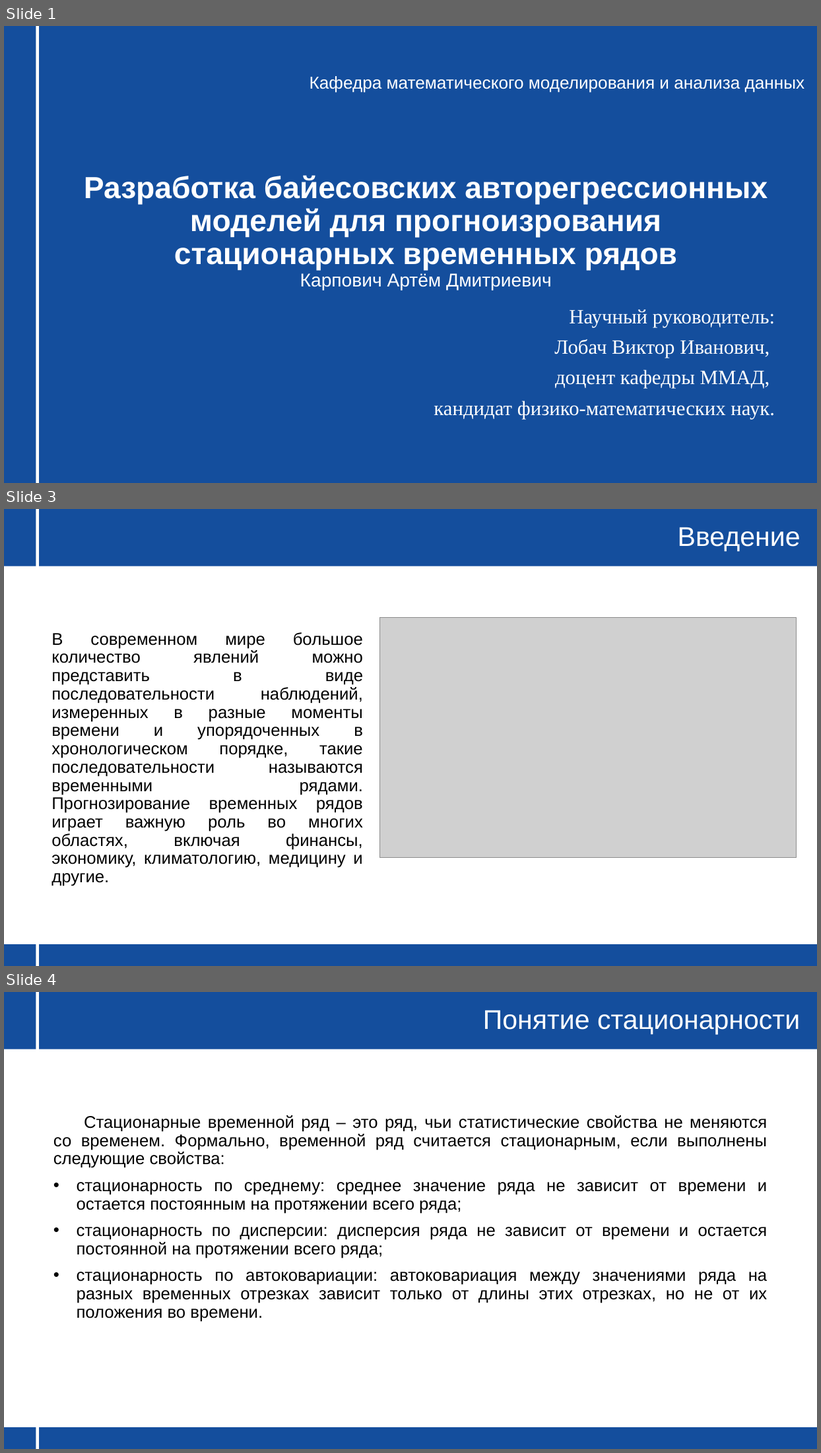
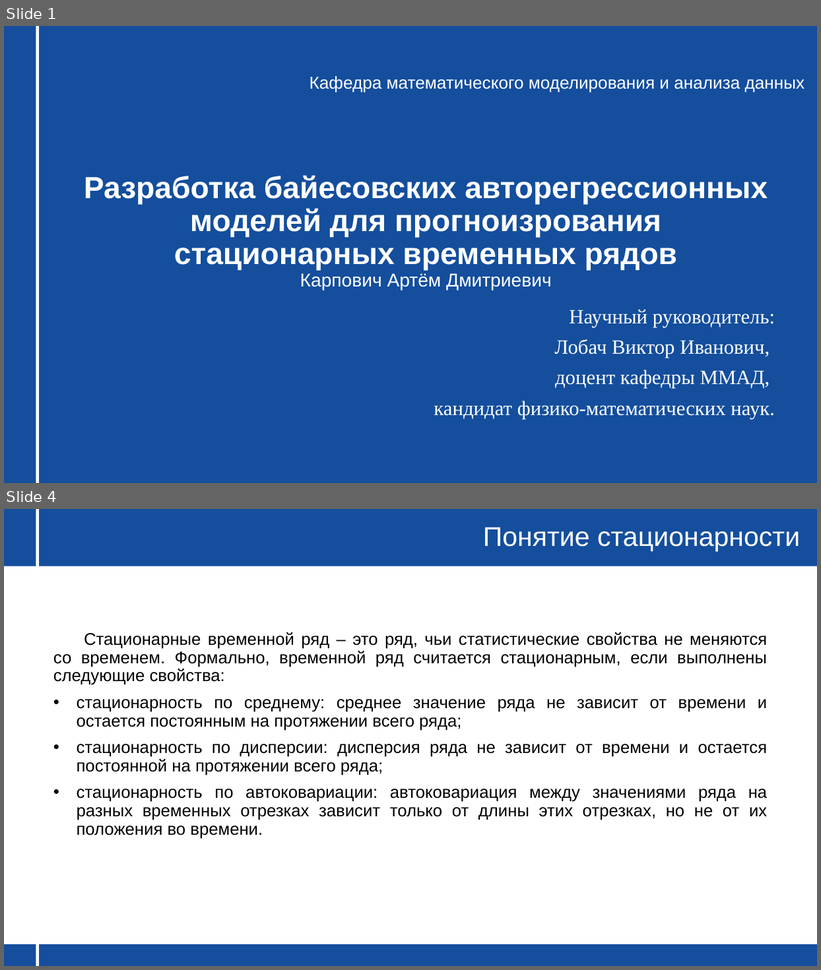
Before and after one commit to Morzhig/Faculty-of-Applied-Mathematics-and-Computer-Science, a slide deck: Mathematical Modelling and Data Science/Coursework/КР_презентация.pptx. Shown one above the other, each under a label of ours: slides 1, 3 and 4 before the commit, slides 1 and 4 after it; the slides between them are not shown. The pictures are 821x1453 and 821x970 pixels, drawn with LibreOffice and Linux fonts; fonts in the diff are those of the drawing; grey boxes stand for pictures; background and template pictures are left out. Boxes give left, top, right and bottom in pixels: in the first picture for what was removed or moved away, otherwise in the second. Text is boxed around its words. In the diff, an @@ line names an element or a change of style, - is before the commit and + after.

```diff
--- a/Mathematical Modelling and Data Science/Coursework/КР_презентация.pptx
+++ b/Mathematical Modelling and Data Science/Coursework/КР_презентация.pptx
@@ slide 3 removed at (4,509,817,966), background #FFFFFF; not listed: 3 template elements that a slide beside it also shows @@
@@ title removed at (678,527,801,551) @@
-Введение
@@ picture removed at (380,618,797,859) @@
@@ text removed at (52,632,363,887) @@
-В современном мире большое количество явлений можно представить в виде последовательности наблюдений, измеренных в разные моменты времени и упорядоченных в хронологическом порядке, такие последовательности называются временными рядами. Прогнозирование временных рядов играет важную роль во многих областях, включая финансы, экономику, климатологию, медицину и другие.
```
Also in this commit, not shown: 2 slides changed, 1 slide added, 14 other files.
